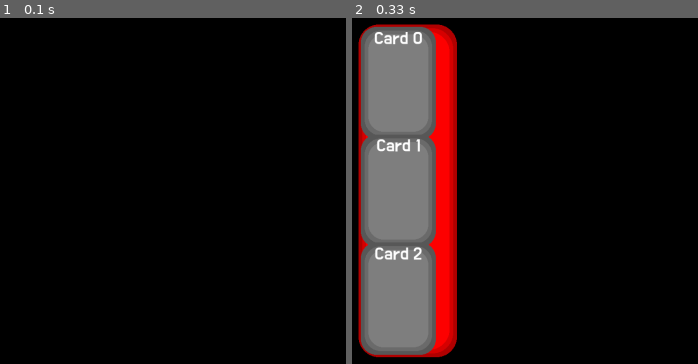
Above: before the commit, frames 1-2 (left to right).
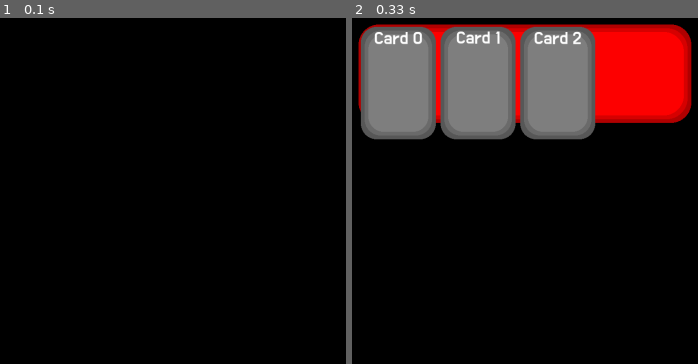
Above: after the commit, the same moments.

Repository: Dano-Sato/REMO-Engine-with-100-Examples-Pygame-
Game: pygame game, started from 11-card.py
The game is run twice, just before and just after one commit, with the same random seed, the same clock (stepped at 60 frames per second) and the same inputs.
Inputs:
- Up to frame 1 (0.1 s): no input
- Up to frame 2 (0.33 s): no input

Frame 1 is identical in both runs. In frame 2, 41% of the frame differs, in the area x 1-99%, y 1-99%.

Commit message:
주석처리

Diff:
--- a/11-card.py
+++ b/11-card.py
@@ -19,8 +19,8 @@
         return card
     def initOnce(self):
         width = 700
-        self.cards = cardLayout(RPoint(100,100),spacing=10,maxWidth=width,isVertical=True)
-        self.cardBg = rectObj(pygame.Rect(0,0,200,width).inflate(10,10),color=Cs.red,edge=8)
+        self.cards = cardLayout(RPoint(100,100),spacing=10,maxWidth=width,isVertical=False)
+        self.cardBg = rectObj(pygame.Rect(0,0,width,200).inflate(10,10),color=Cs.red,edge=8)
         self.cardBg.setParent(self.cards,depth=-1)
         self.testCounter = 0
         for i in range(3):
--- a/REMOLib/core.py
+++ b/REMOLib/core.py
@@ -2473,40 +2473,55 @@
 class cardLayout(layoutObj):
 
     def __init__(self,pos,spacing=10,maxWidth=500, isVertical=False):
+        """
+        카드 레이아웃의 초기화 메서드입니다.
+
+        :param pos: 레이아웃의 시작 위치 (position)
+        :param spacing: 카드 간의 기본 간격
+        :param maxWidth: 카드가 배치되는 최대 길이 (수평 또는 수직)
+        :param isVertical: 카드가 수직으로 배치될지 여부 (True일 경우 수직, False일 경우 수평)
+        """
+
         super().__init__(pos=pos,spacing=spacing,isVertical=isVertical)
         self.maxWidth = maxWidth # 카드를 배치하는 최대 길이
 
 
-    def cardLength(self,child:graphicObj) -> int:
+    def _cardLength(self,child:graphicObj) -> int:
+
         if self.isVertical:
             return child.rect.h
         else:
             return child.rect.w
 
-    def makeVector(self,l):
+    def _makeVector(self,l):
         if self.isVertical:
             return RPoint(0,l)
         else:
             return RPoint(l,0)
     #카드들의 간격을 정하는 함수
-    def delta(self,c:graphicObj,isCollide):
+    def _delta(self,c:graphicObj,isCollide):
         if len(self)<=1:
             return RPoint(0,0)
         else:
             if c.collideMouse():
-                return self.makeVector(self.cardLength(c))
+                return self._makeVector(self._cardLength(c))
             else:
                 if isCollide:
-                    _spacing = (self.maxWidth-2*self.cardLength(c)) / (len(self)-1)
+                    _spacing = (self.maxWidth-2*self._cardLength(c)) / (len(self)-1)
                 else:
-                    _spacing = (self.maxWidth-self.cardLength(c)) / (len(self)-1)
-
-
-                _spacing = min(_spacing,self.spacing+self.cardLength(c))
-                return self.makeVector(_spacing)
+                    _spacing = (self.maxWidth-self._cardLength(c)) / (len(self)-1)
+
+
+                _spacing = min(_spacing,self.spacing+self._cardLength(c))
+                return self._makeVector(_spacing)
 
     #레이아웃 내부 객체 위치 조정 (override)
     def adjustLayout(self,smoothness=3):
+        """
+        레이아웃 내 카드들의 위치를 조정하는 함수입니다. 각 카드는 순서에 따라 일정 간격으로 배치됩니다.
+
+        :param smoothness: 위치 이동 시 부드러움의 정도 (값이 클수록 느리고 부드럽게 이동)
+        """
         lastChild = None
         isCollide = False
         for child in self.getChilds():
@@ -2518,9 +2533,9 @@
         for child in self.getChilds():
             if lastChild != None:
                 if child.collideMouse():
-                    child.pos = child.pos.moveTo(lastChild.pos+self.makeVector(self.cardLength(child)),smoothness=smoothness)
+                    child.pos = child.pos.moveTo(lastChild.pos+self._makeVector(self._cardLength(child)),smoothness=smoothness)
                 else:
-                    child.pos = child.pos.moveTo(lastChild.pos+self.delta(lastChild,isCollide),smoothness=smoothness)
+                    child.pos = child.pos.moveTo(lastChild.pos+self._delta(lastChild,isCollide),smoothness=smoothness)
             else:
                 child.pos = self.pad
             lastChild = child
